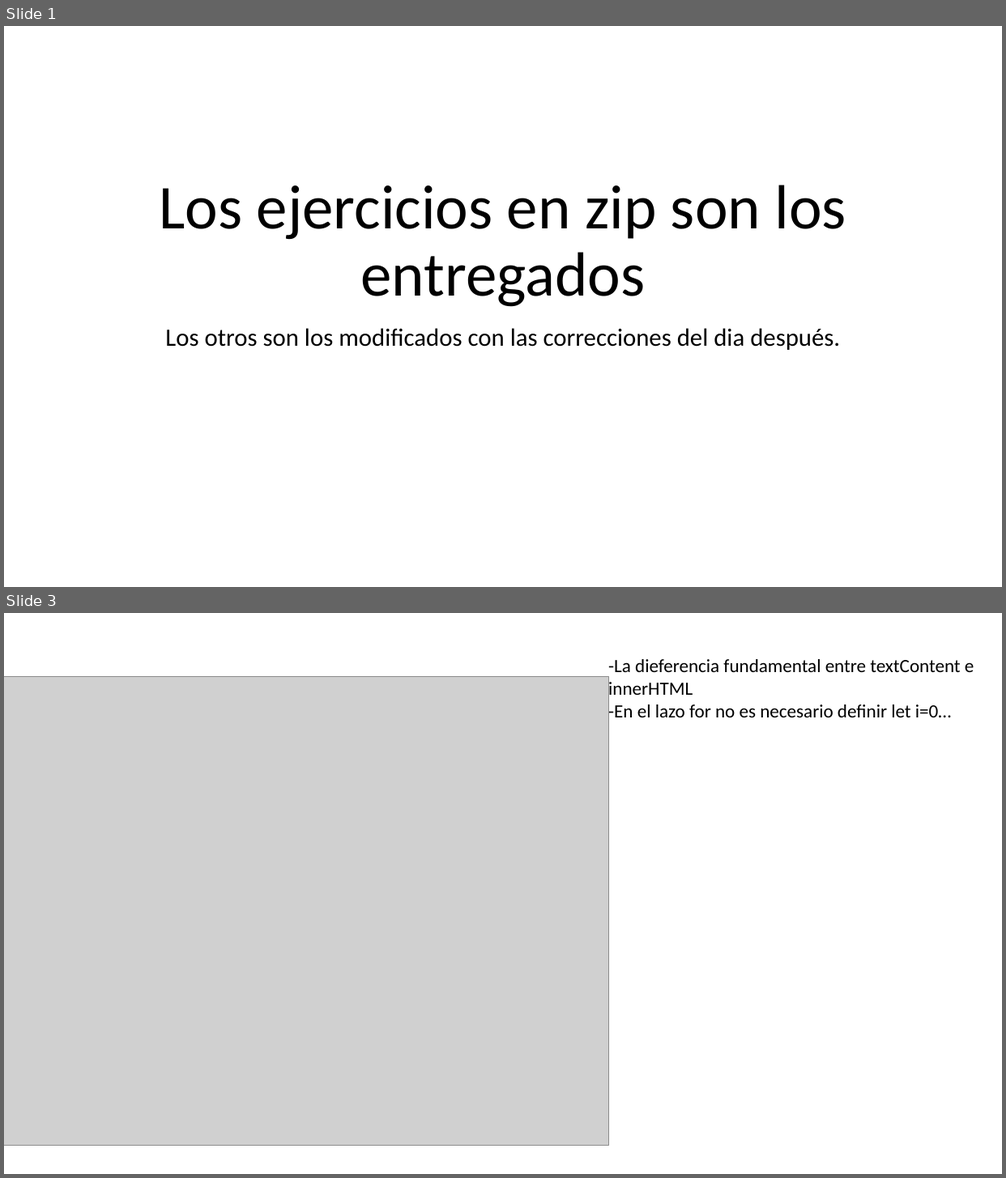
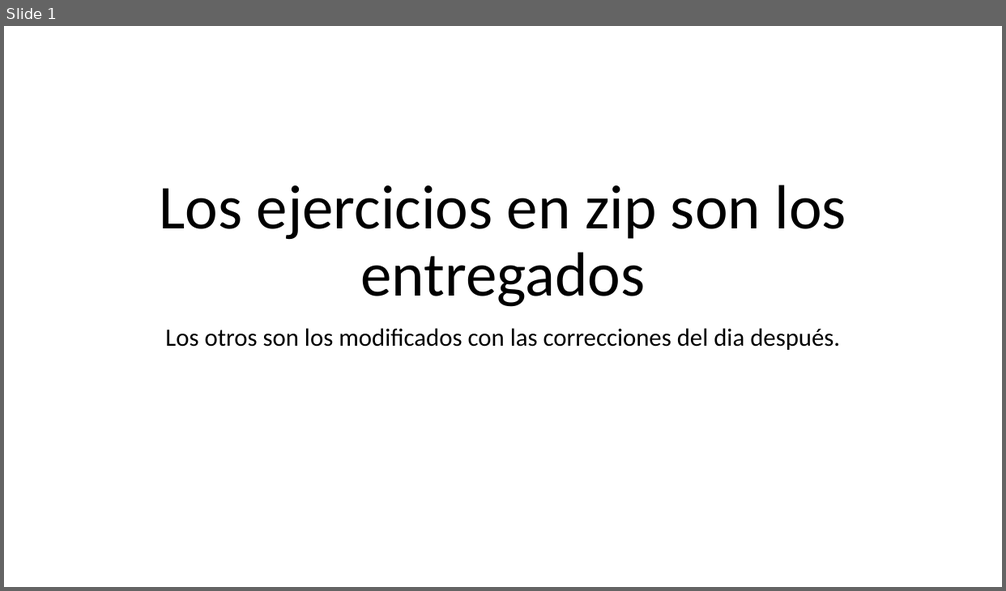
Before and after one commit to Lioandres/Russian-Roulette_JVS_POO, a slide deck: Correcciones_Semana6.pptx. Shown one above the other, each under a label of ours: slides 1 and 3 before the commit, slide 1 after it; the slides between them are not shown. The pictures are 1006x1178 and 1006x591 pixels, drawn with LibreOffice and Linux fonts; fonts in the diff are those of the drawing; grey boxes stand for pictures. Boxes give left, top, right and bottom in pixels: in the first picture for what was removed or moved away, otherwise in the second. Text is boxed around its words. In the diff, an @@ line names an element or a change of style, - is before the commit and + after.

```diff
--- a/Correcciones_Semana6.pptx
+++ b/Correcciones_Semana6.pptx
@@ slide 3 removed at (4, 613, 1002, 1174), background #FFFFFF @@
@@ text removed at (608, 659, 974, 722) @@
--La dieferencia fundamental entre textContent e innerHTML
--En el lazo for no es necesario definir let i=0…
@@ picture removed at (4, 677, 609, 1145) @@
```
Also in this commit, not shown: 2 other slides removed.
